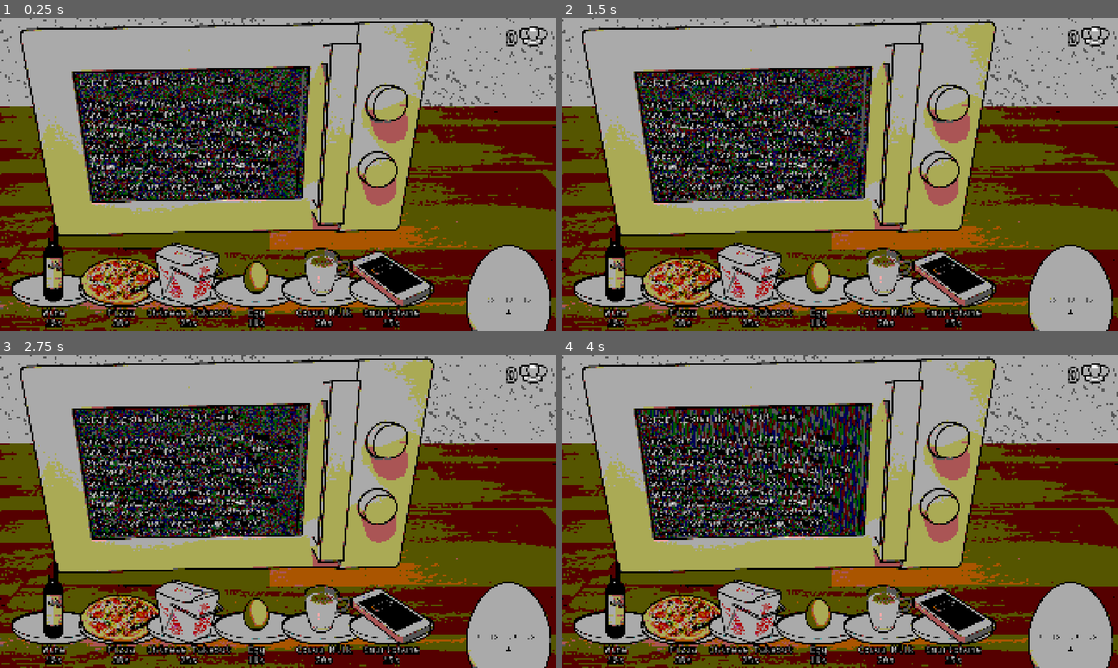
Above: before the commit, frames 1-4 (two rows, left to right).
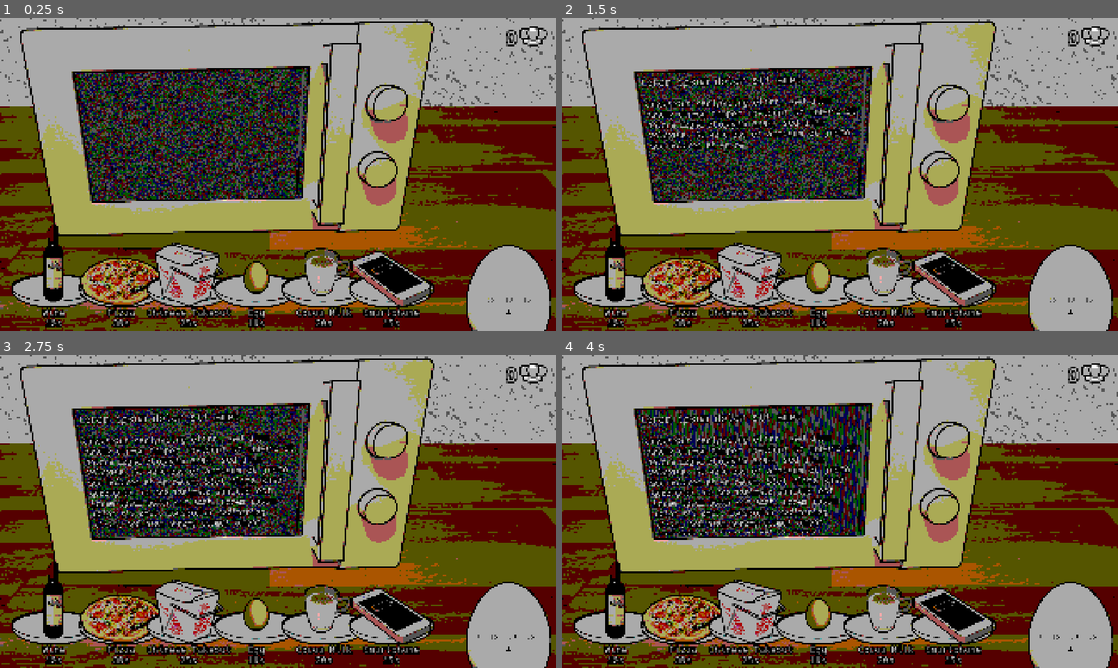
Above: after the commit, the same moments.

Repository: AnJ95/gmtk-2026
Game: Godot game, scene res://main/Main.tscn
The game is run twice, just before and just after one commit, with the same random seed, the same clock (stepped at 60 frames per second) and the same inputs.
Inputs (mouse positions are in pixels of both pictures, inside the frame that each line leads up to):
- Up to frame 1 (0.25 s): no input
- Up to frame 2 (1.5 s): drag from (756, 130) to (617, 290) at 0.52 s; drag from (728, 190) to (817, 155) at 1.27 s
- Up to frame 3 (2.75 s): move the mouse to (333, 442) at 2.02 s; click (333, 442) at 2.17 s
- Up to frame 4 (4 s): drag from (812, 574) to (723, 511) at 2.77 s; move the mouse to (1006, 558) at 3.52 s; click (1006, 558) at 3.67 s

The runs differ from the first frame. In frame 1, 5.4% of the frame differs, in the area x 14-53%, y 18-58%; in frame 2, 2.4%; in frame 3, 0.2%; in frame 4, nothing differs.

Commit message:
Animate screen visible characters

Diff:
--- a/microwave/screen.gd
+++ b/microwave/screen.gd
@@ -3,6 +3,9 @@
 
 @onready var viewport: SubViewport = $SubViewport
 @onready var polygon: Polygon2D = $Polygon2D
+@onready var label: RichTextLabel = $SubViewport/MarginContainer/RichTextLabel
+
+const TIME_PER_CHARACTER = 0.01
 
 func _ready():
 	polygon.texture = viewport.get_texture()
@@ -15,10 +18,13 @@
 	])
 
 func show_text(text: String):
-	$SubViewport/MarginContainer/RichTextLabel.text = text
+	label.text = text
+	label.visible_characters = 0
 	var tween = create_tween()
 	tween.set_trans(Tween.TRANS_QUAD).set_ease(Tween.EASE_OUT)
 	tween.tween_property(self, "modulate:a", 1, 0.35)
+	var char_count = label.get_total_character_count()
+	tween.tween_property(label, "visible_characters", char_count, TIME_PER_CHARACTER * char_count)
 
 func hide_text():
 	var tween = create_tween()
Not shown, changed: README.md
